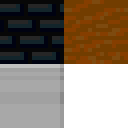
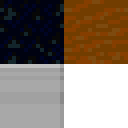
Layered file, before and after one edit (128x128). Changes by layer:
painted on "Layer 3" over [0, 0, 64, 64]
